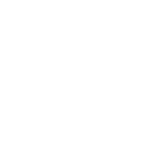
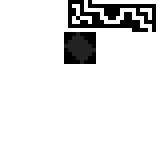
Before/after of a 160×160 layered artwork. What changed in the layer stack:
painted on "Layer 2" over [64, 32, 96, 64]
added layer "Layer 3" above "Layer 0" over [68, 0, 156, 32]
